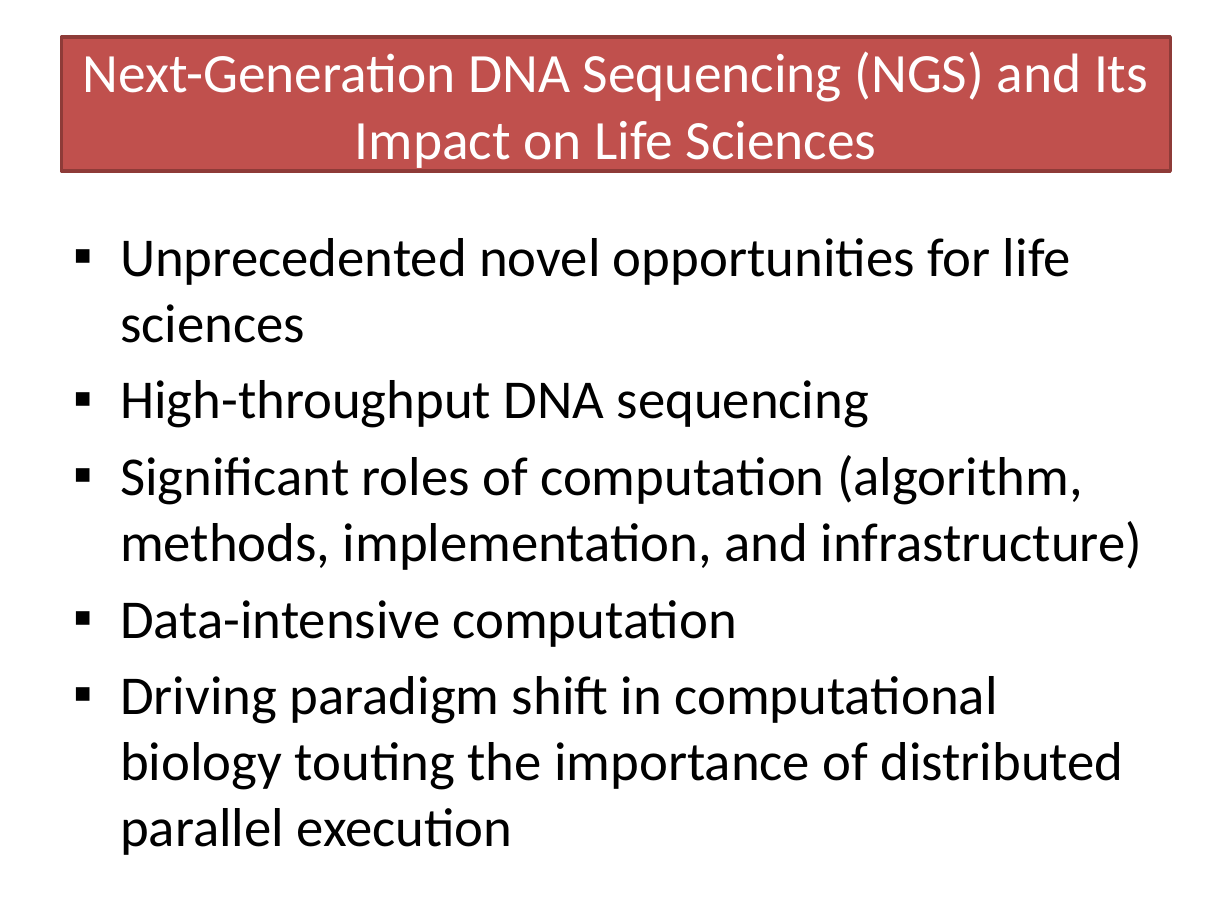
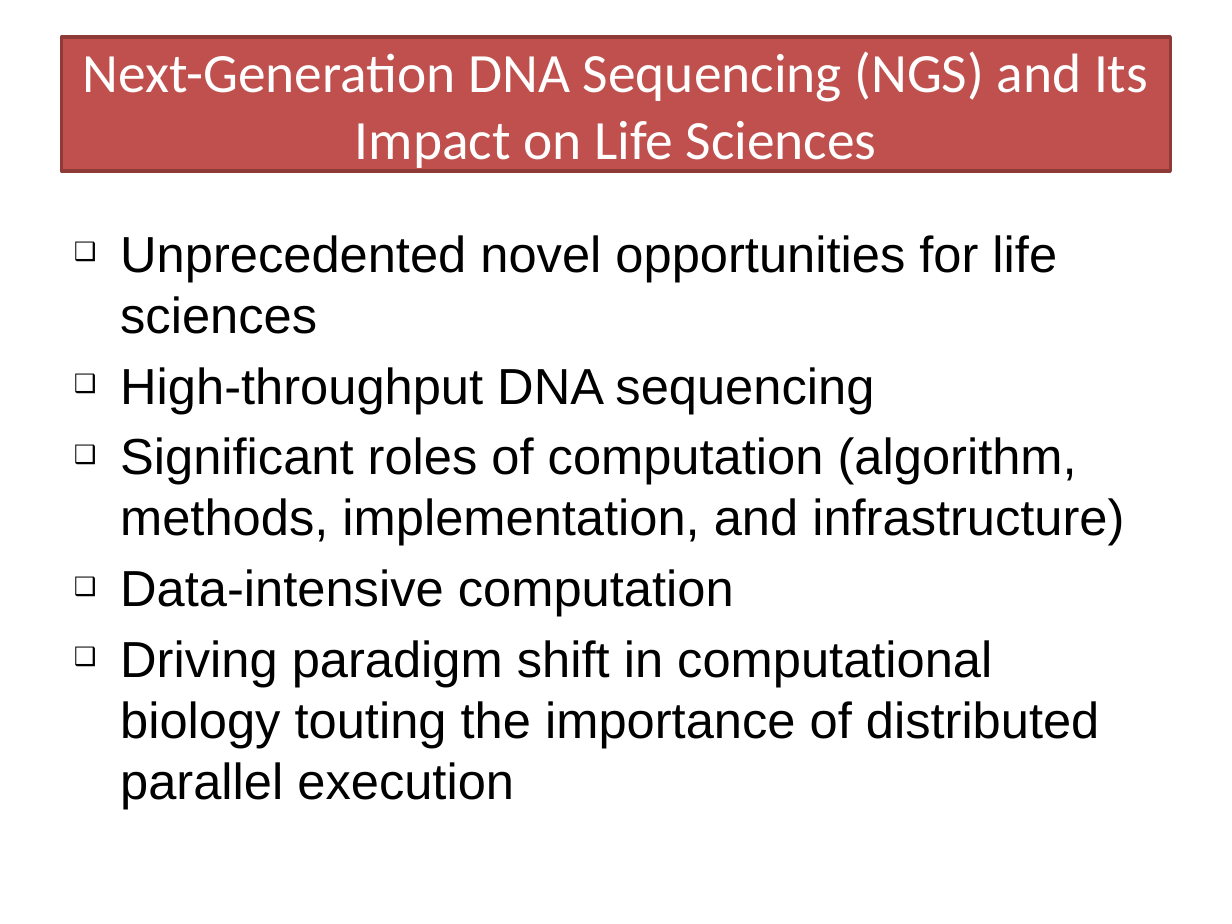
Before and after one commit to saga-project/saga-cpp-legacy-projects, a slide deck: slide 7 of papers/tg11-dare/XD-TALK/PSC-workshop.pptx (slide 2 before the commit). Drawn at 1232x924 pixels with LibreOffice and Linux fonts; fonts in the diff are those of the drawing. Boxes give left, top, right and bottom in pixels: in the first picture for what was removed or moved away, otherwise in the second. Text is boxed around its words. In the diff, an @@ line names an element or a change of style, - is before the commit and + after.

```diff
--- a/papers/tg11-dare/XD-TALK/PSC-workshop.pptx
+++ b/papers/tg11-dare/XD-TALK/PSC-workshop.pptx
@@ text "Unprecedented novel opportunities for life ..." at <box>120,235,1124,809</box>: size 32 to 29.6 pt, font Calibri to Arial; bullet ▪ to ❑ @@
```
Also in this commit, not shown: 7 other slides changed, 1 slide removed.
